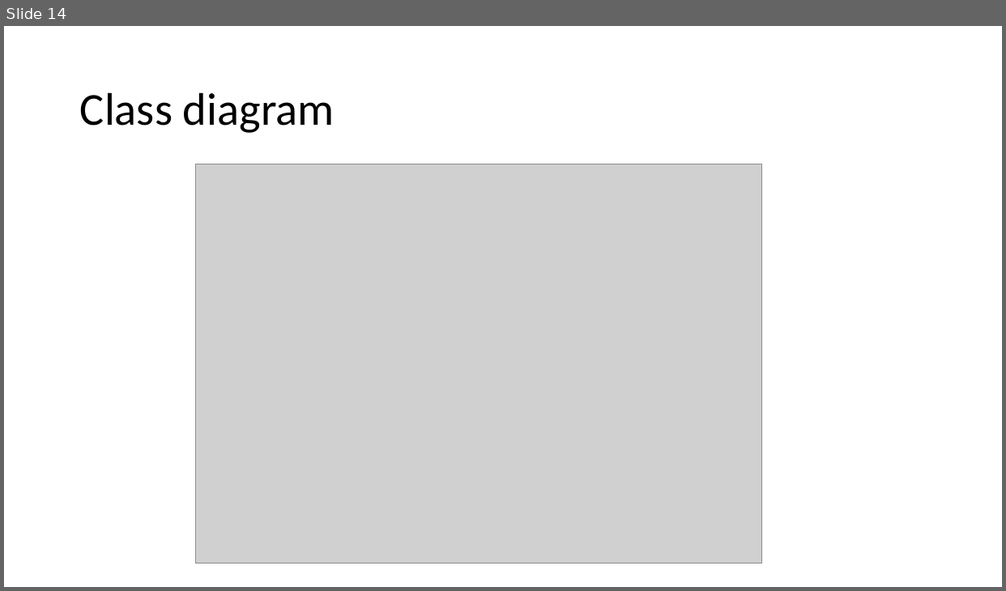
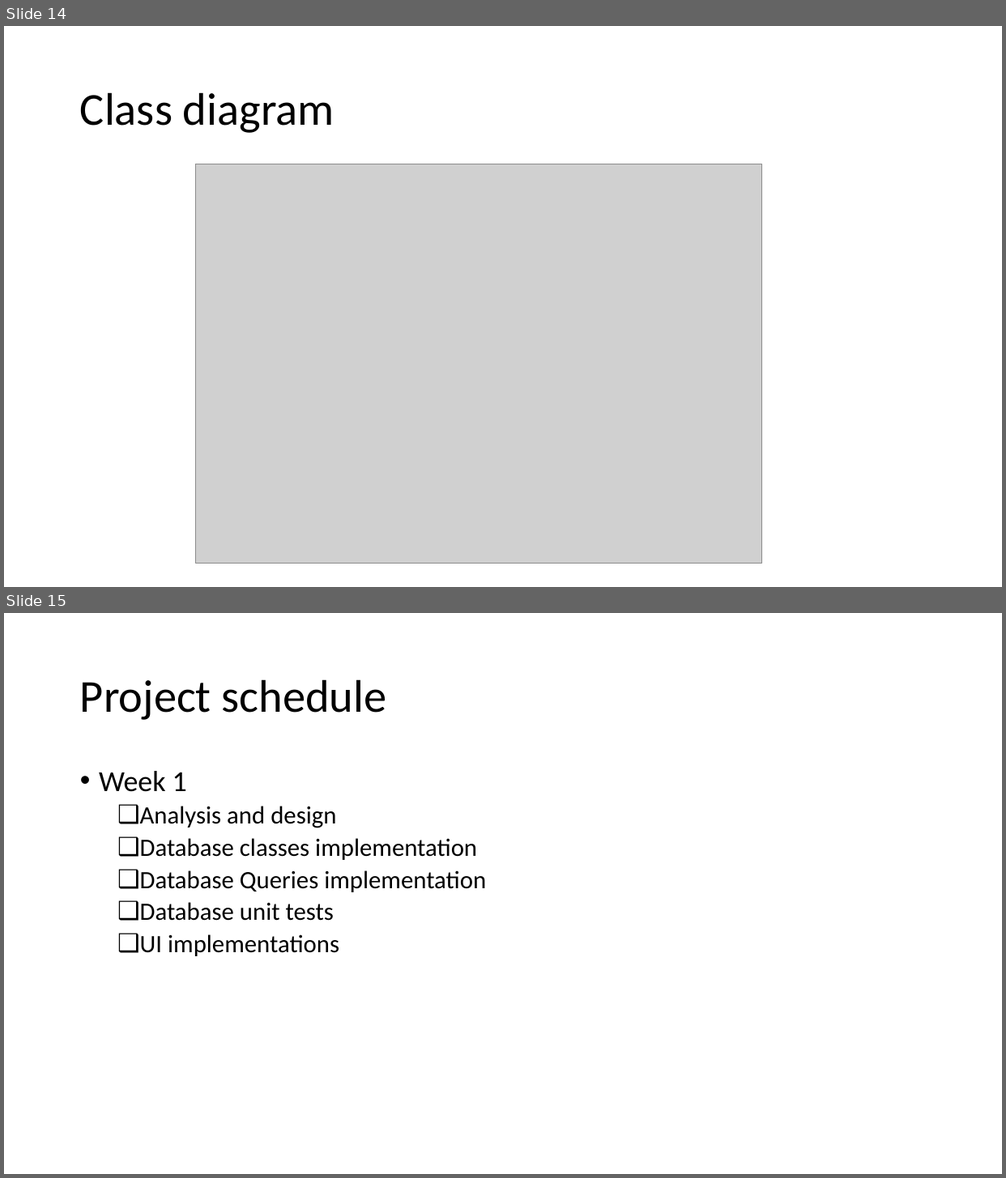
Before and after one commit to andie23/Mdima-android, a slide deck: documentation/Escom loadshedding program.pptx. Shown one above the other, each under a label of ours: slide 14 before the commit, slides 14 and 15 after it. The pictures are 1006x591 and 1006x1178 pixels, drawn with LibreOffice and Linux fonts; fonts in the diff are those of the drawing; grey boxes stand for pictures. Boxes give left, top, right and bottom in pixels: in the first picture for what was removed or moved away, otherwise in the second. Text is boxed around its words. In the diff, an @@ line names an element or a change of style, - is before the commit and + after.

```diff
--- a/documentation/Escom loadshedding program.pptx
+++ b/documentation/Escom loadshedding program.pptx
@@ slide 15 added at (4,613,1002,1174), background #FFFFFF @@
@@ title added at (80,679,387,720), 44 pt, text #000000 @@
+Project schedule
@@ text added at (99,771,486,956), 24 pt, text #000000 @@
+• Week 1
+  ❑ Analysis and design
+  ❑ Database classes implementation
+  ❑ Database Queries implementation
+  ❑ Database unit tests
+  ❑ UI implementations
```
Also in this commit, not shown: 34 other files.
